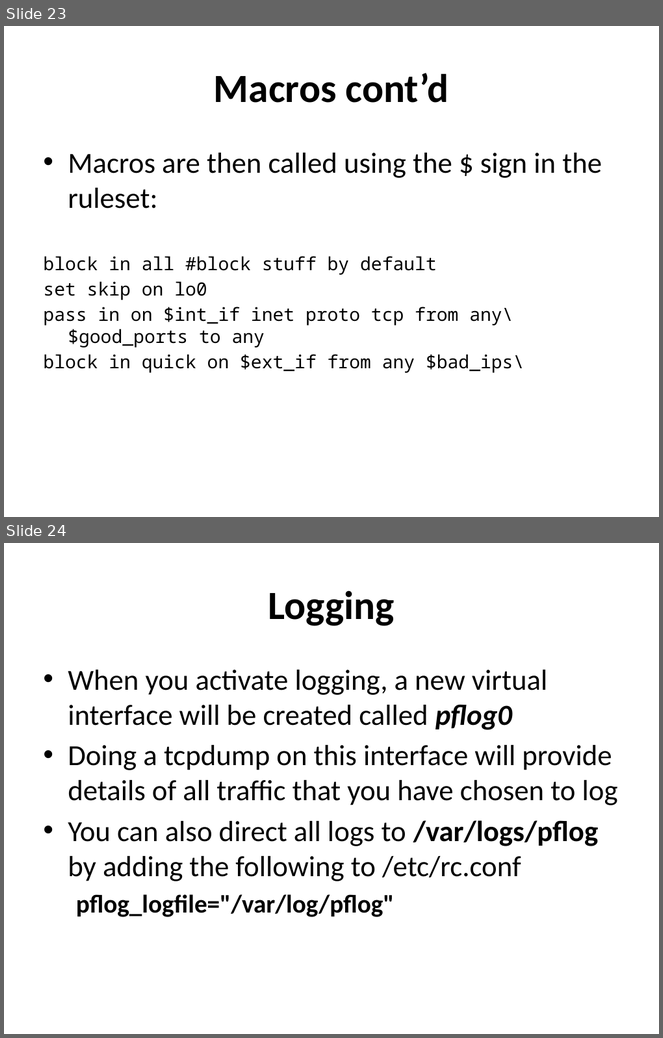
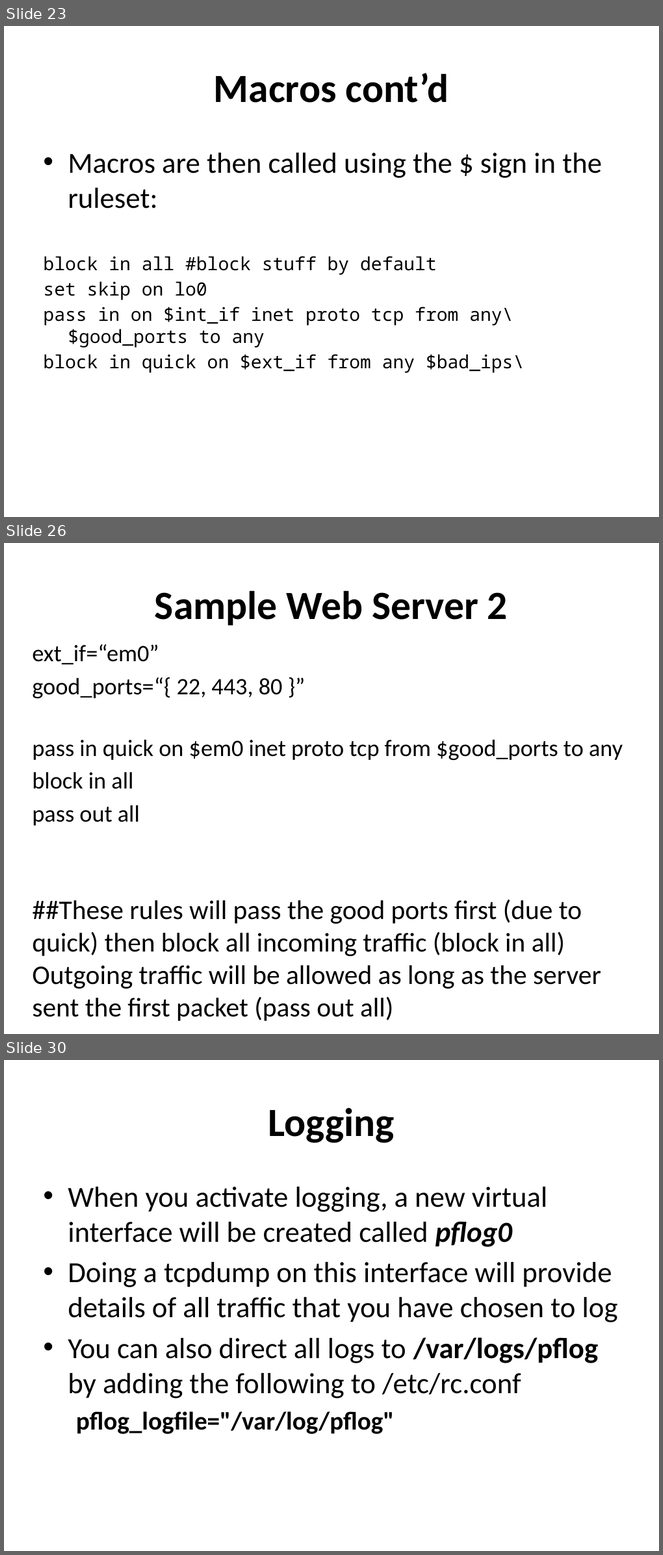
Before and after one commit to afnog/sse, a slide deck: firewalls/Firewalling in FreeBSD-v1.pptx. Shown one above the other, each under a label of ours: slides 23 and 24 before the commit, slides 23, 26 and 30 after it; the slides between them are not shown. The pictures are 663x1038 and 663x1555 pixels, drawn with LibreOffice and Linux fonts; fonts in the diff are those of the drawing. Boxes give left, top, right and bottom in pixels: in the first picture for what was removed or moved away, otherwise in the second. Text is boxed around its words. In the diff, an @@ line names an element or a change of style, - is before the commit and + after.

```diff
--- a/firewalls/Firewalling in FreeBSD-v1.pptx
+++ b/firewalls/Firewalling in FreeBSD-v1.pptx
@@ slide 26 added at <box>4,543,659,1034</box>, background #FFFFFF @@
@@ title added at <box>155,590,508,626</box>, 44 pt, text #000000, bold @@
+Sample Web Server 2
@@ text added at <box>32,644,623,1021</box>, 29.6 pt, text #000000 @@
+ext_if=“em0”
+good_ports=“{ 22, 443, 80 }”
+pass in quick on $em0 inet proto tcp from $good_ports to any
+block in all
+pass out all
+##These rules will pass the good ports first (due to quick) then block all incoming traffic (block in all) Outgoing traffic will be allowed as long as the server sent the first packet (pass out all)
@@ what was slide 24 is now slide 30 @@
```
Also in this commit, not shown: 5 other slides added.
